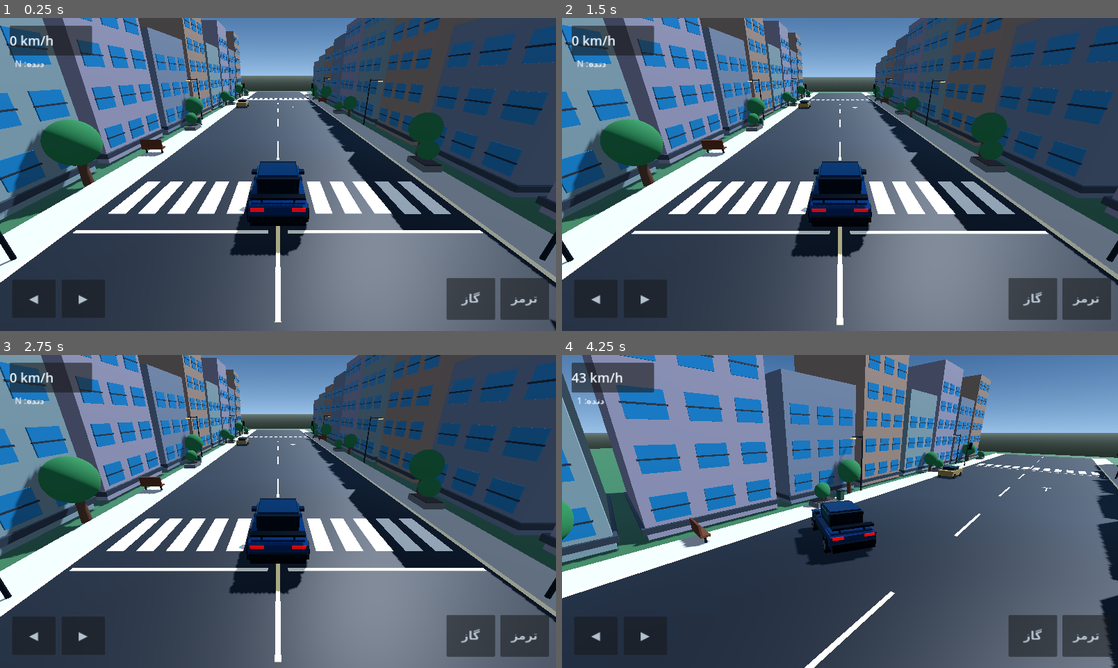
Above: before the commit, frames 1-4 (two rows, left to right).
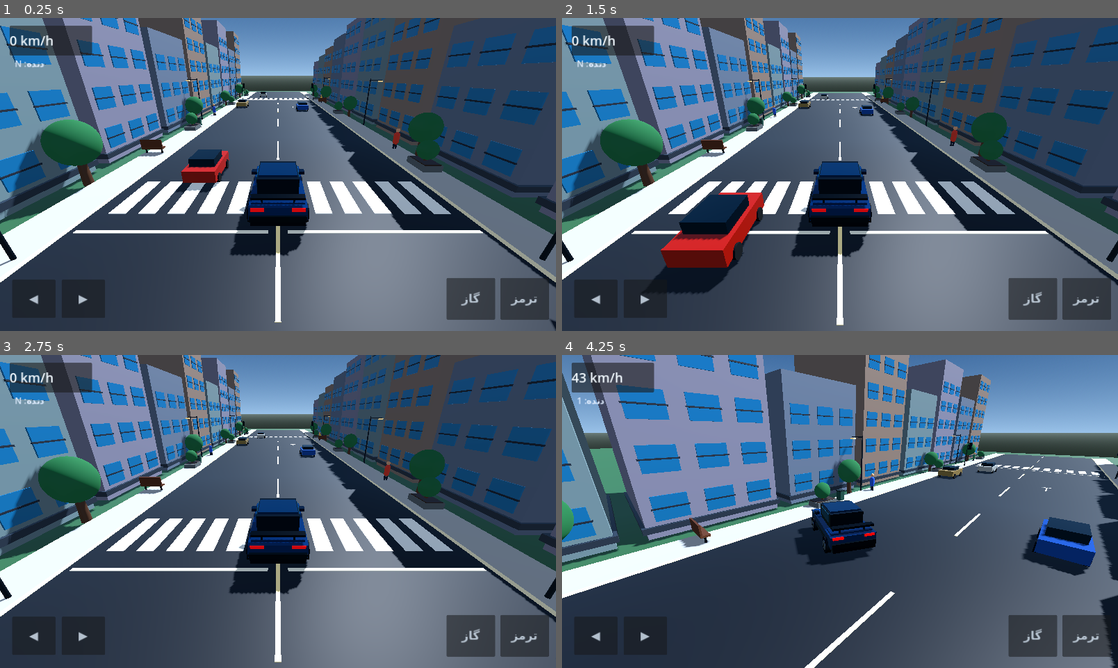
Above: after the commit, the same moments.

Repository: asefmnfdh/CHINOOCK-
Game: Godot game, scene res://Main.tscn
Same seed, same stepped clock (60 frames per second), same inputs: the game is played once before the commit and once after it.
Inputs:
- Up to frame 1 (0.25 s): no input
- Up to frame 2 (1.5 s): tap Enter at 0.5 s; hold D 0.53-1.28 s; hold S from 1.28 s (still down)
- Up to frame 3 (2.75 s): release S at 2.03 s; hold D from 2.03 s (still down)
- Up to frame 4 (4.25 s): release D at 2.78 s; hold W 2.78-3.53 s; hold A from 3.53 s (still down)

The runs differ from the first frame. In frame 1, 1.1% of the frame differs, in the area x 31-72%, y 23-56%; in frame 2, 4.1%, in the area x 16-72%, y 23-88%; in frame 3, 0.2%; in frame 4, 1.9%.

Commit message:
Add moving city traffic and walking pedestrian NPCs

Diff:
--- a/main.gd
+++ b/main.gd
@@ -10,6 +10,8 @@
 var brake := false
 var speed := 0.0
 var heading := 0.0
+var traffic_vehicles: Array[Node3D] = []
+var pedestrians: Array[Node3D] = []
 
 const MAX_SPEED := 42.0
 const ACCEL := 20.0
@@ -107,6 +109,7 @@
 			_build_streetlight(10.8, z - 1.0)
 
 	_build_city_details()
+	_build_city_life()
 
 func _build_city_details() -> void:
 	# Crosswalks, intersection markings and pedestrian islands.
@@ -135,6 +138,83 @@
 	for z in [-48.0, 12.0, 72.0]:
 		_visual_box(self, "LaneArrowStem", Vector3(-3.0, 0.085, z), Vector3(0.13, 0.025, 2.0), Color(0.78, 0.81, 0.80))
 		_visual_box(self, "LaneArrowHead", Vector3(-3.0, 0.085, z + 1.0), Vector3(1.0, 0.025, 0.14), Color(0.78, 0.81, 0.80))
+
+func _build_city_life() -> void:
+	# Moving traffic stays in the two opposing lanes, away from the player's center lane.
+	for i in range(8):
+		var vehicle := Node3D.new()
+		vehicle.name = "TrafficVehicle"
+		var lane := -4.4 if i % 2 == 0 else 4.4
+		vehicle.position = Vector3(lane, 0.0, -105.0 + float(i) * 29.0)
+		var paint_colors := [Color(0.72, 0.12, 0.08), Color(0.08, 0.28, 0.62), Color(0.72, 0.72, 0.68), Color(0.08, 0.10, 0.13), Color(0.68, 0.48, 0.12)]
+		var paint: Color = paint_colors[i % paint_colors.size()]
+		_visual_box(vehicle, "TrafficBody", Vector3(0, 0.67, 0), Vector3(1.85, 0.68, 3.65), paint, 0.55, 0.3)
+		_visual_box(vehicle, "TrafficCabin", Vector3(0, 1.17, -0.15), Vector3(1.48, 0.58, 1.85), Color(0.035, 0.09, 0.14), 0.45, 0.2)
+		for side in [-1.0, 1.0]:
+			for offset in [-1.12, 1.12]:
+				var wheel := MeshInstance3D.new()
+				var wheel_mesh := CylinderMesh.new()
+				wheel_mesh.top_radius = 0.29
+				wheel_mesh.bottom_radius = 0.29
+				wheel_mesh.height = 0.16
+				wheel.mesh = wheel_mesh
+				wheel.rotation_degrees.z = 90
+				wheel.position = Vector3(side * 0.91, 0.34, offset)
+				wheel.material_override = _material(Color(0.012, 0.014, 0.018), 0.0, 0.9)
+				vehicle.add_child(wheel)
+		add_child(vehicle)
+		traffic_vehicles.append(vehicle)
+
+	# Pedestrians walk along both sidewalks; they are visual NPCs in this prototype.
+	for i in range(12):
+		var person := Node3D.new()
+		person.name = "WalkingPedestrian"
+		var side := -1.0 if i % 2 == 0 else 1.0
+		person.position = Vector3(side * 10.0, 0.0, -100.0 + float(i) * 18.0)
+		var shirt_colors := [Color(0.72, 0.18, 0.12), Color(0.12, 0.28, 0.68), Color(0.78, 0.62, 0.22), Color(0.16, 0.42, 0.28)]
+		var torso := MeshInstance3D.new()
+		var torso_mesh := CapsuleMesh.new()
+		torso_mesh.radius = 0.23
+		torso_mesh.height = 1.05
+		torso.mesh = torso_mesh
+		torso.material_override = _material(shirt_colors[i % shirt_colors.size()], 0.0, 0.8)
+		torso.position = Vector3(0, 1.0, 0)
+		person.add_child(torso)
+		var head := MeshInstance3D.new()
+		var head_mesh := SphereMesh.new()
+		head_mesh.radius = 0.17
+		head_mesh.height = 0.34
+		head.mesh = head_mesh
+		head.material_override = _material(Color(0.72, 0.52, 0.38), 0.0, 0.85)
+		head.position = Vector3(0, 1.67, 0)
+		person.add_child(head)
+		for leg_x in [-0.10, 0.10]:
+			var leg := MeshInstance3D.new()
+			var leg_mesh := CapsuleMesh.new()
+			leg_mesh.radius = 0.075
+			leg_mesh.height = 0.62
+			leg.mesh = leg_mesh
+			leg.material_override = _material(Color(0.08, 0.10, 0.15), 0.0, 0.9)
+			leg.position = Vector3(leg_x, 0.38, 0)
+			person.add_child(leg)
+		add_child(person)
+		pedestrians.append(person)
+
+func _process(delta: float) -> void:
+	for i in range(traffic_vehicles.size()):
+		var vehicle := traffic_vehicles[i]
+		vehicle.position.z -= (3.2 + float(i % 3) * 0.8) * delta
+		if vehicle.position.z < -125.0:
+			vehicle.position.z = 112.0 + float(i % 3) * 12.0
+	for i in range(pedestrians.size()):
+		var person := pedestrians[i]
+		var direction := 1.0 if i % 2 == 0 else -1.0
+		person.position.z += direction * 0.75 * delta
+		person.rotation.y = 0.08 * sin(Time.get_ticks_msec() * 0.004 + float(i))
+		if person.position.z > 118.0:
+			person.position.z = -118.0
+		elif person.position.z < -118.0:
+			person.position.z = 118.0
 
 func _build_traffic_signal(x: float, z: float, faces_right: bool) -> void:
 	var pole := MeshInstance3D.new()
